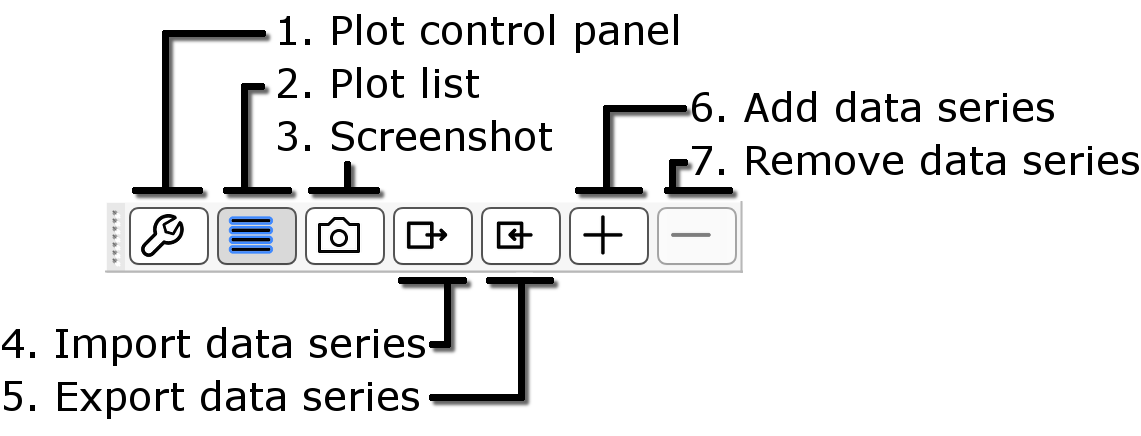
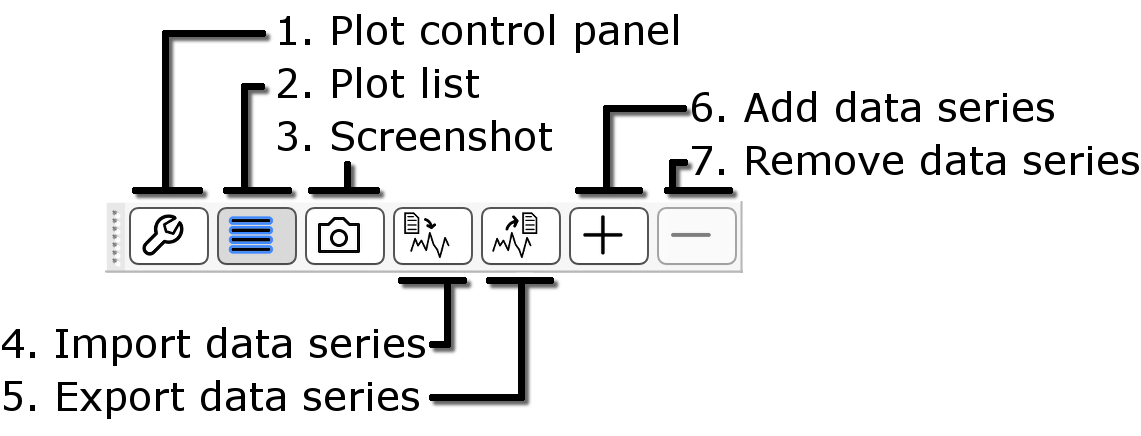
The second 1141px x 436px image is a revision of the first. Changes to its layers:
renamed "Untitled.tiff" to "Untitled.tiff #1", painted on it over (140, 212, 539, 259)
